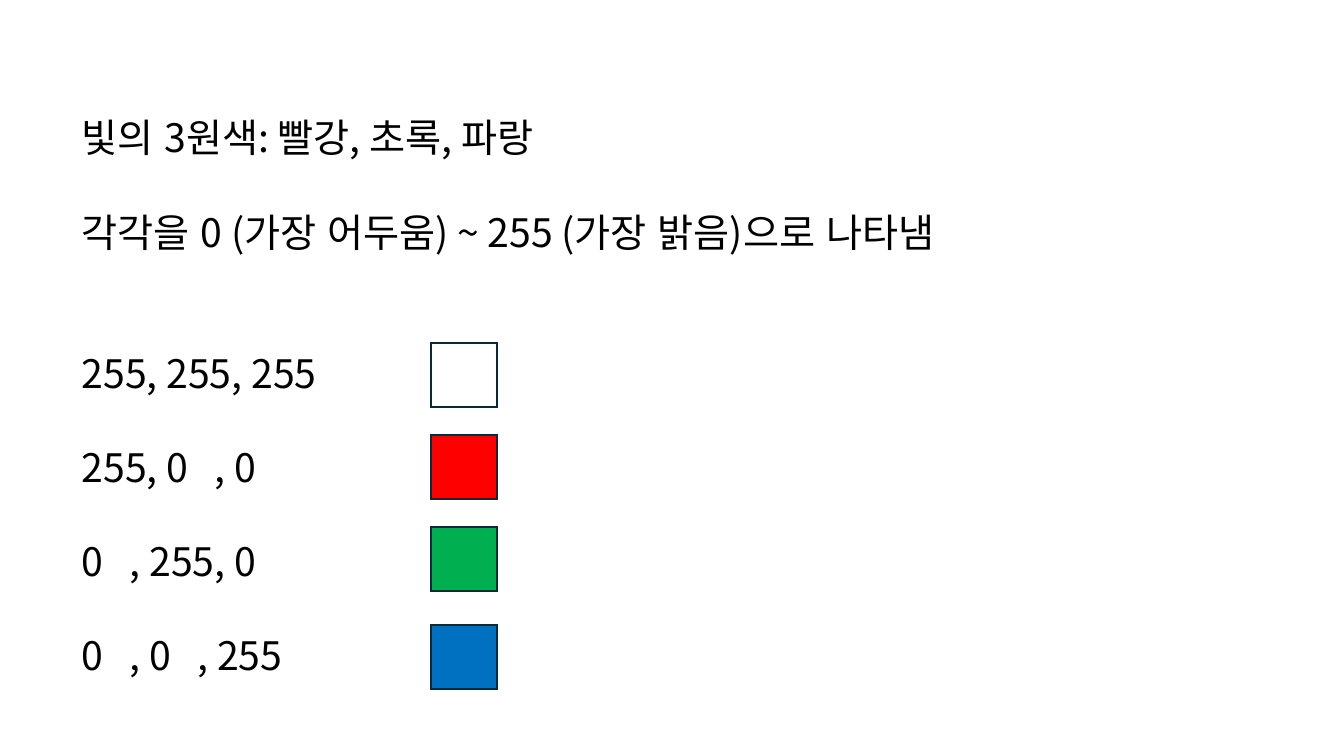
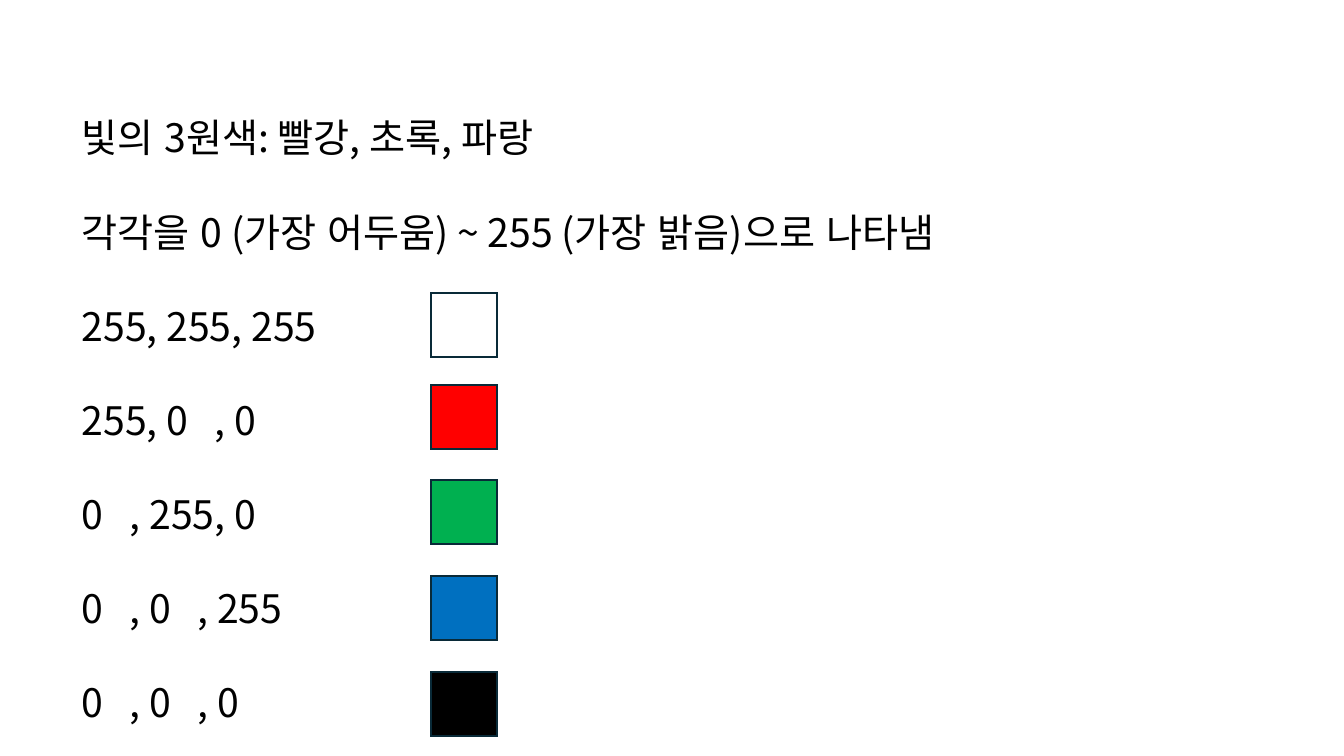
Before and after one commit to chaebkimm/C_ppt, a slide deck: slide 3 of C소개.pptx. Drawn at 1344x756 pixels with LibreOffice and Linux fonts; fonts in the diff are those of the drawing. Boxes give left, top, right and bottom in pixels: in the first picture for what was removed or moved away, otherwise in the second. Text is boxed around its words. In the diff, an @@ line names an element or a change of style, - is before the commit and + after.

```diff
--- a/C소개.pptx
+++ b/C소개.pptx
@@ 3 rectangles: place and size @@
-3 rectangles at [431,343,497,690]
+3 rectangles at [431,293,497,641]
@@ rectangle: place and size @@
-rectangle at [431,527,497,592]
+rectangle at [431,480,497,544]
@@ text at [82,687,239,718]: paragraph added @@
+0 , 0 , 0
@@ rectangle added at [431,673,497,737], fill #000000, outline #092A39 1.5 pt @@
```
Also in this commit, not shown: 7 slides added, 2 slides removed.
